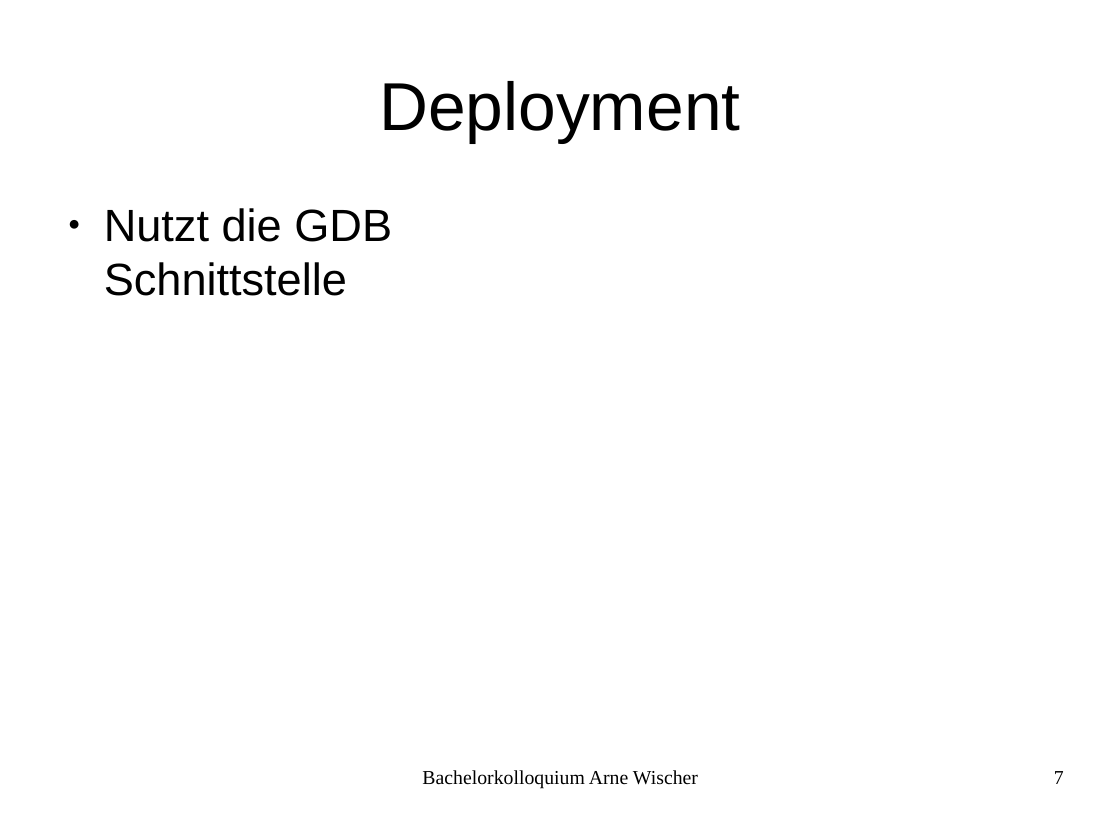
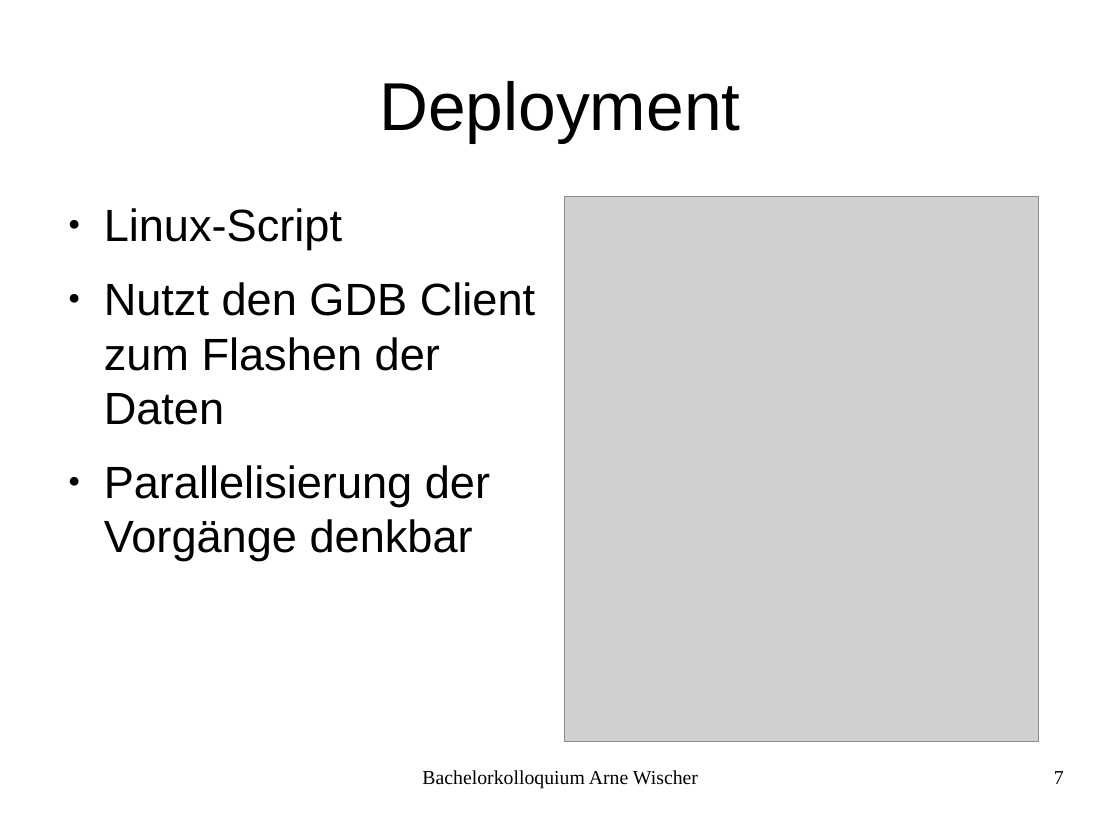
Before and after one commit to fettlaus/Kolloq, a slide deck: slide 7 of Kolloq.odp. Drawn at 1120x840 pixels with LibreOffice and Linux fonts; fonts in the diff are those of the drawing; grey boxes stand for pictures. Boxes give left, top, right and bottom in pixels: in the first picture for what was removed or moved away, otherwise in the second. Text is boxed around its words. In the diff, an @@ line names an element or a change of style, - is before the commit and + after.

```diff
--- a/Kolloq.odp
+++ b/Kolloq.odp
@@ text at [104, 208, 535, 561]: text changed @@
-● Nutzt die GDB Schnittstelle
+● Linux-Script
+● Nutzt den GDB Client zum Flashen der Daten
+● Parallelisierung der Vorgänge denkbar
@@ picture added at [564, 196, 1039, 742] @@
```
Also in this commit, not shown: 8 other slides changed, 4 other files.
